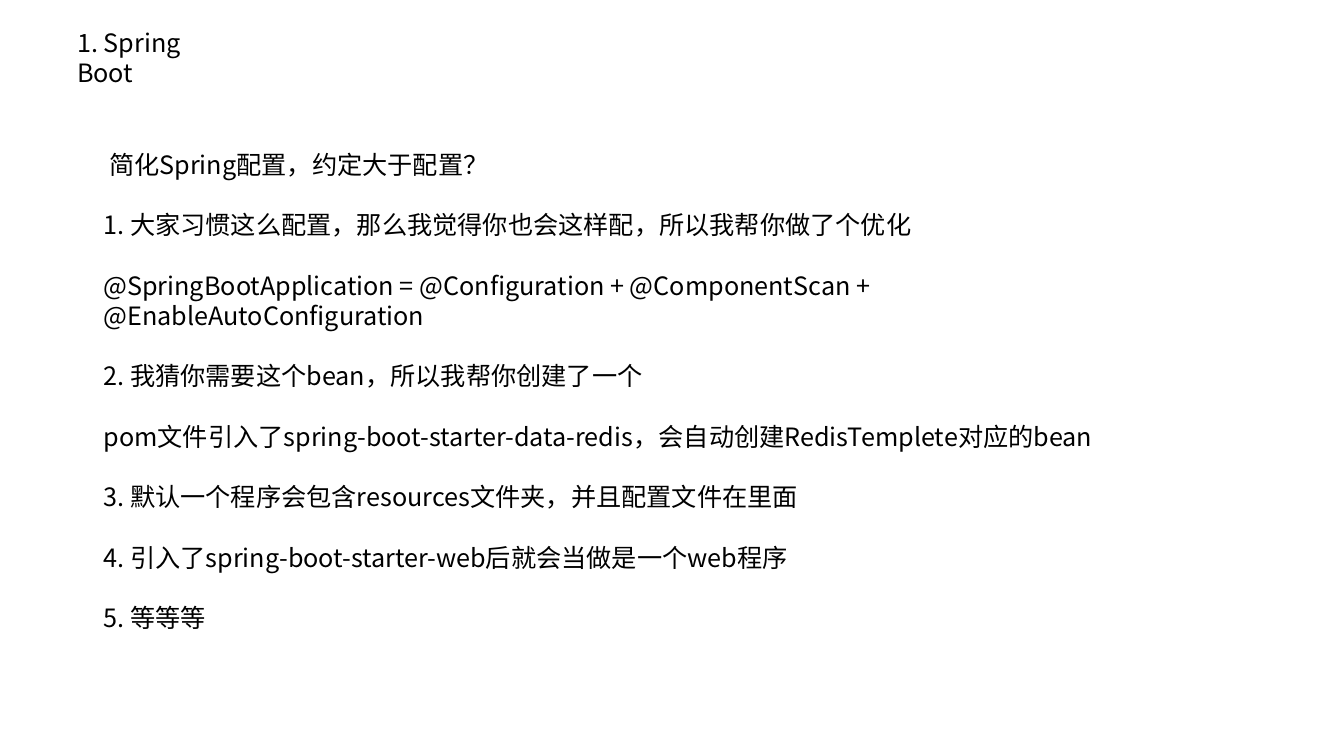
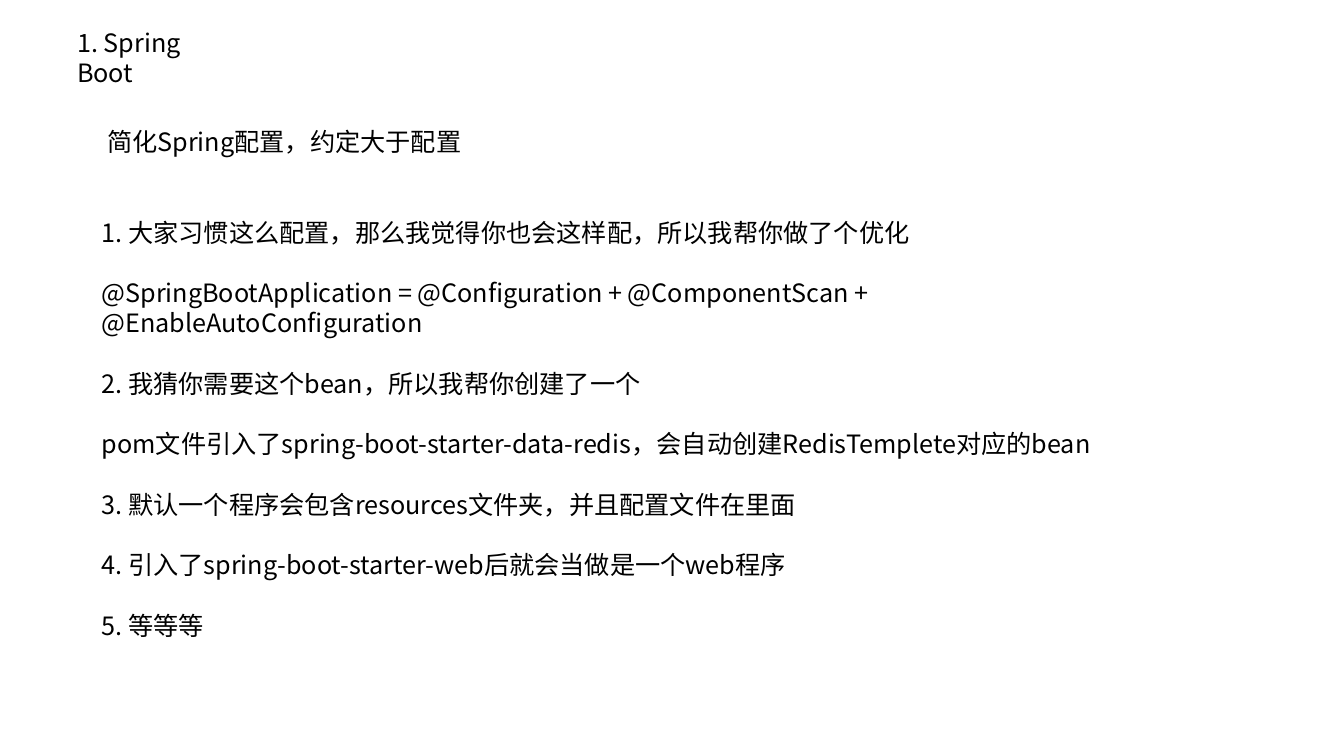
Before and after one commit to pd269hao/demo, a slide deck: slide 5 of doc/技术分享-SpringCloud-20190708.pptx. Drawn at 1344x756 pixels with LibreOffice and Linux fonts; fonts in the diff are those of the drawing; background and template pictures are left out. Boxes give left, top, right and bottom in pixels: in the first picture for what was removed or moved away, otherwise in the second. Text is boxed around its words. In the diff, an @@ line names an element or a change of style, - is before the commit and + after.

```diff
--- a/doc/技术分享-SpringCloud-20190708.pptx
+++ b/doc/技术分享-SpringCloud-20190708.pptx
@@ text "简化Spring配置，约定大于配置": place and size @@
-text "简化Spring配置，约定大于配置" at box(103, 152, 1092, 629)
+text "简化Spring配置，约定大于配置" at box(102, 129, 1091, 637)
@@ text at box(107, 129, 461, 157): text changed @@
-简化Spring配置，约定大于配置？
+简化Spring配置，约定大于配置
```
Also in this commit, not shown: 2 other slides changed, 9 slides added, 9 slides removed, 12 other files.
